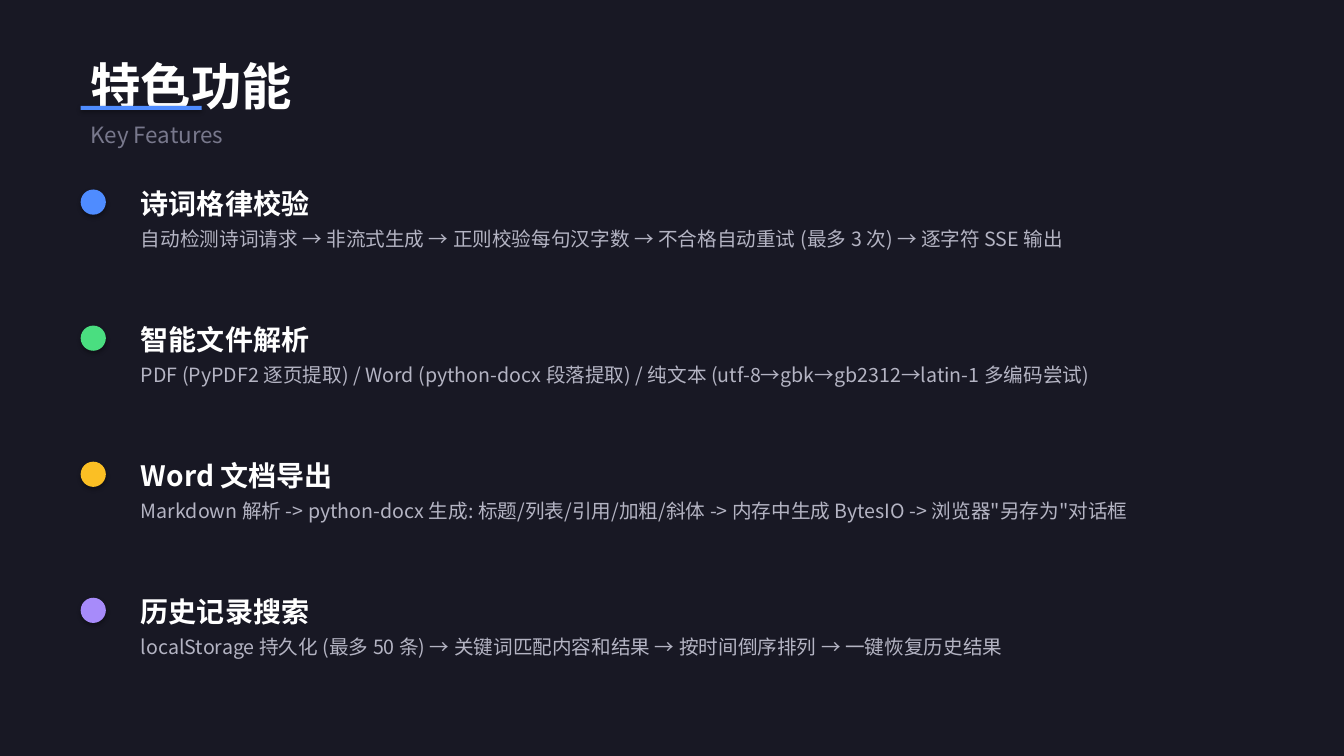
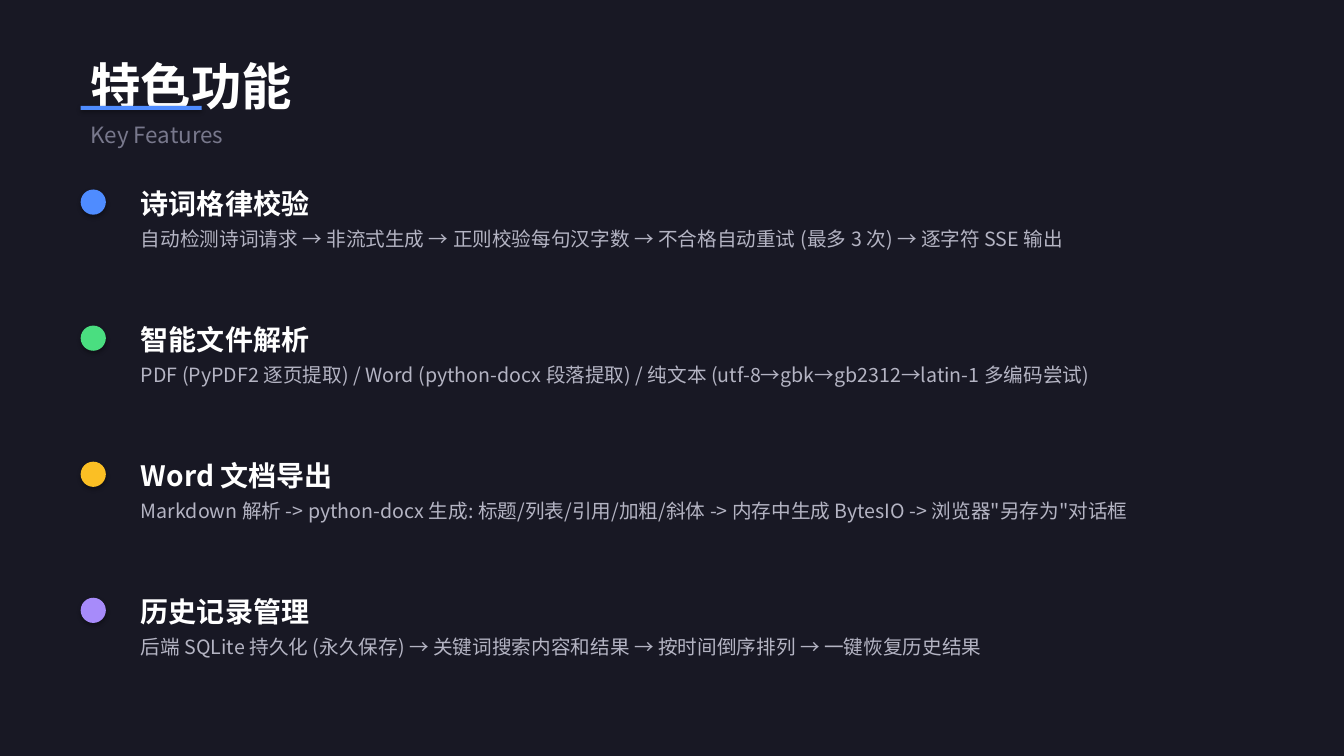
Before and after one commit to JaniceWei99/AI-Writer, a slide deck: slide 11 of docs/AI写作助手项目介绍.pptx. Drawn at 1344x756 pixels with LibreOffice and Linux fonts; fonts in the diff are those of the drawing. Boxes give left, top, right and bottom in pixels: in the first picture for what was removed or moved away, otherwise in the second. Text is boxed around its words. In the diff, an @@ line names an element or a change of style, - is before the commit and + after.

```diff
--- a/docs/AI写作助手项目介绍.pptx
+++ b/docs/AI写作助手项目介绍.pptx
@@ text at [141, 598, 309, 625]: text changed @@
-历史记录搜索
+历史记录管理
@@ text at [141, 637, 981, 658]: text changed @@
-localStorage 持久化 (最多 50 条) → 关键词匹配内容和结果 → 按时间倒序排列 → 一键恢复历史结果
+后端 SQLite 持久化 (永久保存) → 关键词搜索内容和结果 → 按时间倒序排列 → 一键恢复历史结果
```
Also in this commit, not shown: 4 other slides changed, 1 other file.
